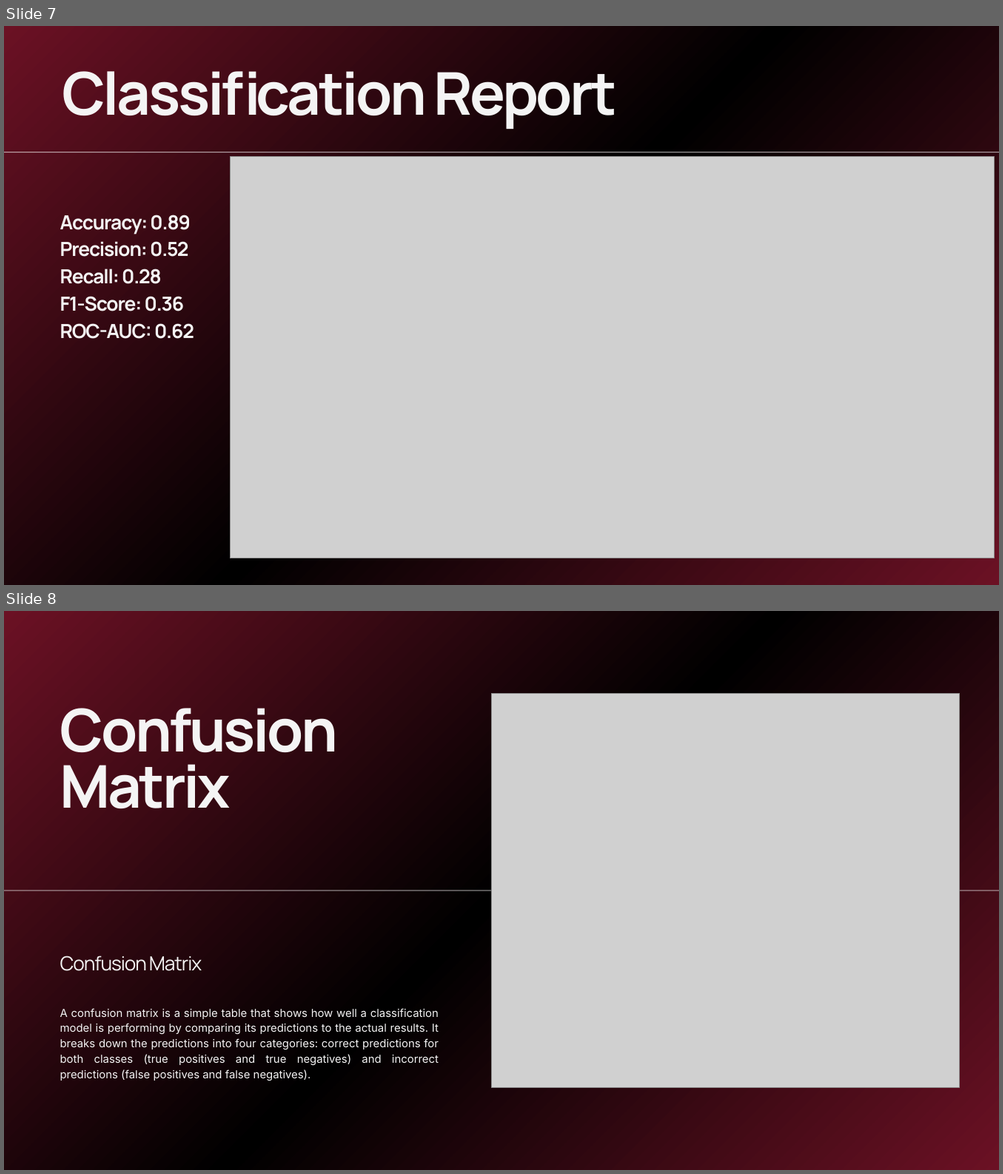
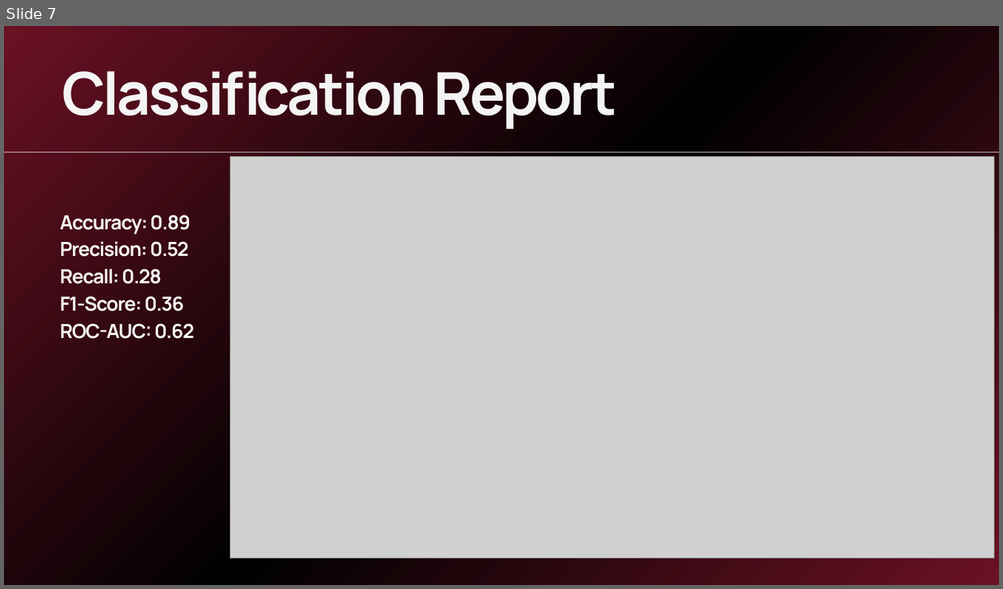
Before and after one commit to larazefani/Phone-Marketing-Decision-Model-for-Retail-Banking, a slide deck: Phone Marketing Decision Model for Retail Banking.pptx. Shown one above the other, each under a label of ours: slides 7 and 8 before the commit, slide 7 after it. The pictures are 1003x1174 and 1003x589 pixels, drawn with LibreOffice and Linux fonts; fonts in the diff are those of the drawing; grey boxes stand for pictures. Boxes give left, top, right and bottom in pixels: in the first picture for what was removed or moved away, otherwise in the second. Text is boxed around its words. In the diff, an @@ line names an element or a change of style, - is before the commit and + after.

Commit message:
upload classification model.ipynb

```diff
--- a/Phone Marketing Decision Model for Retail Banking.pptx
+++ b/Phone Marketing Decision Model for Retail Banking.pptx
@@ slide 8 removed at bbox=[4, 611, 999, 1170], background gradient #6B1124 to #000000 @@
@@ picture removed at bbox=[491, 694, 959, 1088] @@
@@ text removed at bbox=[60, 708, 338, 809] @@
-Confusion
-Matrix
@@ line removed from (4, 891) to (999, 891) @@
@@ text removed at bbox=[60, 956, 202, 971] @@
-Confusion Matrix
@@ text removed at bbox=[60, 1008, 438, 1082] @@
-A confusion matrix is a simple table that shows how well a classification model is performing by comparing its predictions to the actual results. It breaks down the predictions into four categories: correct predictions for both classes (true positives and true negatives) and incorrect predictions (false positives and false negatives).
```
Also in this commit, not shown: 3 slides added, 1 other slide removed, 3 other files.
